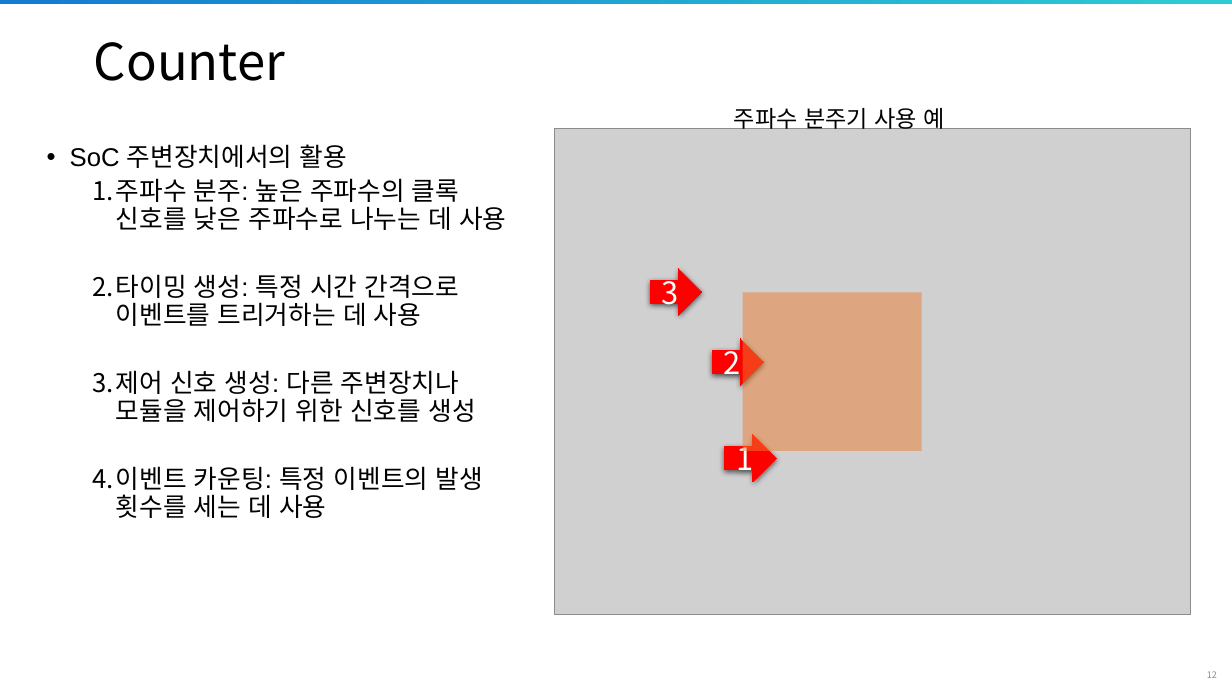
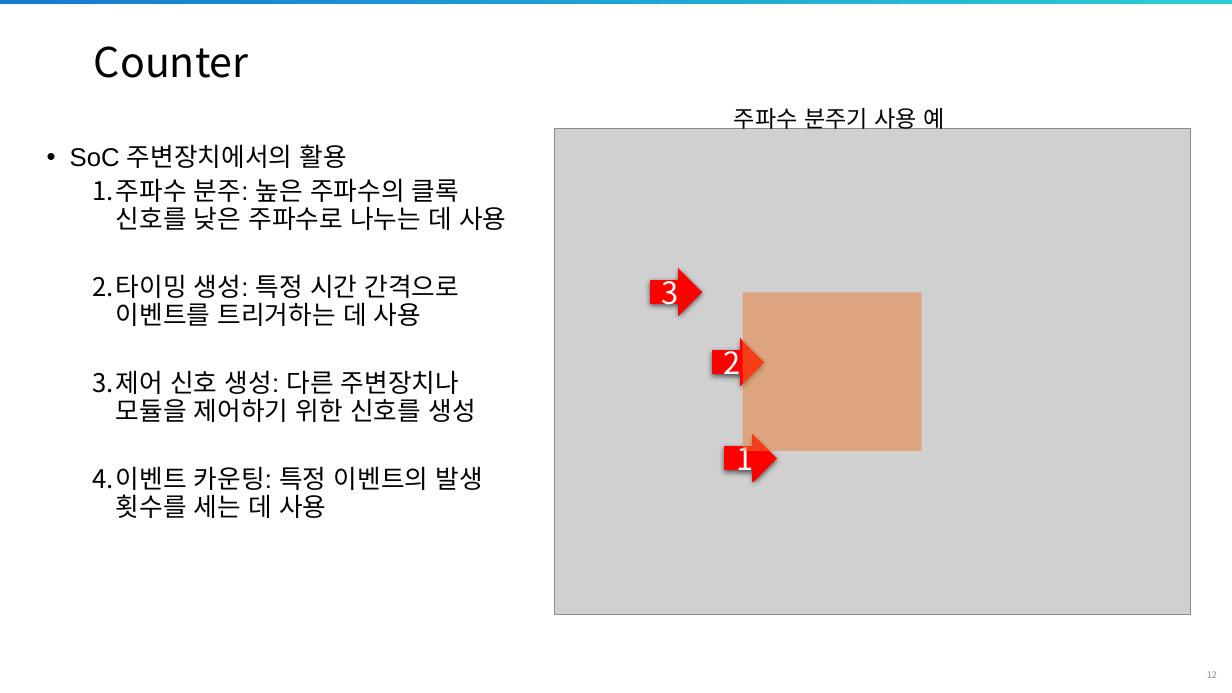
Before and after one commit to siliconground/SoC_102, a slide deck: slide 12 of 0_DOCS/1_EDU_REF/1_DESIGN/SoC102_D6.pptx. Drawn at 1232x693 pixels with LibreOffice and Linux fonts; fonts in the diff are those of the drawing; grey boxes stand for pictures; background and template pictures are left out. Boxes give left, top, right and bottom in pixels: in the first picture for what was removed or moved away, otherwise in the second. Text is boxed around its words. In the diff, an @@ line names an element or a change of style, - is before the commit and + after.

Commit message:
Revised design lect6

```diff
--- a/0_DOCS/1_EDU_REF/1_DESIGN/SoC102_D6.pptx
+++ b/0_DOCS/1_EDU_REF/1_DESIGN/SoC102_D6.pptx
@@ title "Counter" at (94, 46, 249, 78): size 39.6 to 32 pt @@
```
Also in this commit, not shown: 11 other slides changed, 1 slide added.
